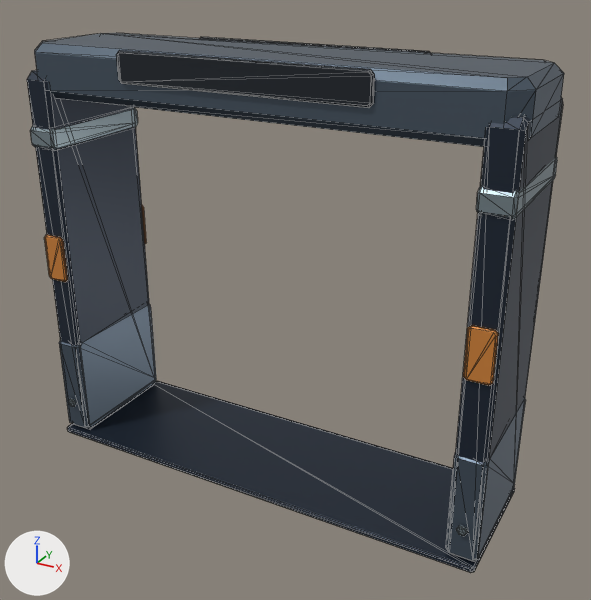
The glTF model assets/art/models/gate_frame.glb: old version first, new version second.
Both versions are drawn from a 50 mm camera at (3.12, -5.34, 4.28) aimed at (0.19, -0.01, 1.61). Lighting does not change. The marker at lower left points along +X, +Y and +Z. The picture after the commit comes second. Mesh edges are drawn as thin lines. Vertices at exactly the same position are counted once.

Script lines for the objects in view, before the commit:
```python
me_gate_frame = bpy.data.meshes.new('gate_frame')
me_gate_frame.from_pydata(...)  # 496 vertices, 920 faces; spans x -2.0..2.0, y -0.58..0.58, z 0.0..3.54
# faces by material slot: [180, 180, 120, 200, 240]
me_gate_frame.materials.append(mat_graphite)  # dark blue #263140
me_gate_frame.materials.append(mat_alloy)  # greyish blue #586674
me_gate_frame.materials.append(mat_black)  # black #151d26
me_gate_frame.materials.append(mat_steel)  # grey #91a1a8
me_gate_frame.materials.append(mat_hazard)  # orange #d8893d
ob_gate_frame = bpy.data.objects.new('gate_frame', me_gate_frame)
ob_gate_frame.location = (0.0, 0.0, 0.0)
```
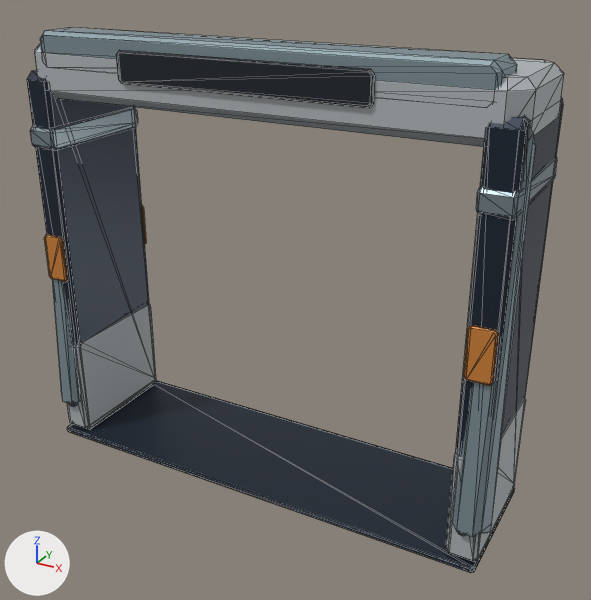
Changed parts and their boxes [x1, y1, x2, y2] in the pictures (591 x 600 px):
'gate_frame', reshaped: before [27, 33, 564, 572]; after [27, 28, 564, 572]
part 1 of me_gate_frame, added: after [40, 28, 517, 90]
part 2 of me_gate_frame, added: after [52, 279, 80, 405]
part 3 of me_gate_frame, added: after [453, 131, 536, 536]
part 4 of me_gate_frame, recoloured: before [35, 33, 564, 561]; after [35, 43, 564, 561]

The change, as a list of edits to the scene's bpy script:
```text
Add mat_bunkerarmor:
    mat_bunkerarmor = principled_material('BunkerArmor')
    mat_bunkerarmor.base_color = (0.474, 0.509, 0.527)  # light grey #b7bdc0
    mat_bunkerarmor.metallic = 0.28
    mat_bunkerarmor.roughness = 0.69
Add mat_bunkerrim:
    mat_bunkerrim = principled_material('BunkerRim')
    mat_bunkerrim.base_color = (0.246, 0.328, 0.361)  # greyish cyan #889ba2
    mat_bunkerrim.metallic = 0.4
    mat_bunkerrim.roughness = 0.55
Change me_gate_frame:
    used by ob_gate_frame; location = (0.0, 0.0, 0.0)
    remove me_gate_frame.from_pydata(...)  # 496 vertices, 920 faces; spans x -2.0..2.0, y -0.58..0.58, z 0.0..3.54
    add me_gate_frame.from_pydata(...)  # 576 vertices, 1068 faces; spans x -2.01..2.01, y -0.6..0.58, z 0.0..3.64
    me_gate_frame part 1: a new loose piece of 32 vertices spanning x -1.82..1.82, y -0.5..-0.14, z 3.34..3.64, in mat_bunkerrim (greyish cyan #889ba2)
    me_gate_frame part 2: a new loose piece of 24 vertices spanning x -2.01..-1.79, y -0.6..-0.19, z 0.13..3.31, in mat_bunkerrim (greyish cyan #889ba2)
    me_gate_frame part 3: a new loose piece of 24 vertices spanning x 1.79..2.01, y -0.6..-0.19, z 0.13..3.31, in mat_bunkerrim (greyish cyan #889ba2)
    me_gate_frame part 4: 180 faces spanning x -2.0..2.0, y -0.54..0.54, z 0.05..3.54 switch from mat_alloy (greyish blue #586674) to mat_bunkerarmor (light grey #b7bdc0)
    add me_gate_frame.materials.append(mat_bunkerrim)  # greyish cyan #889ba2
```
